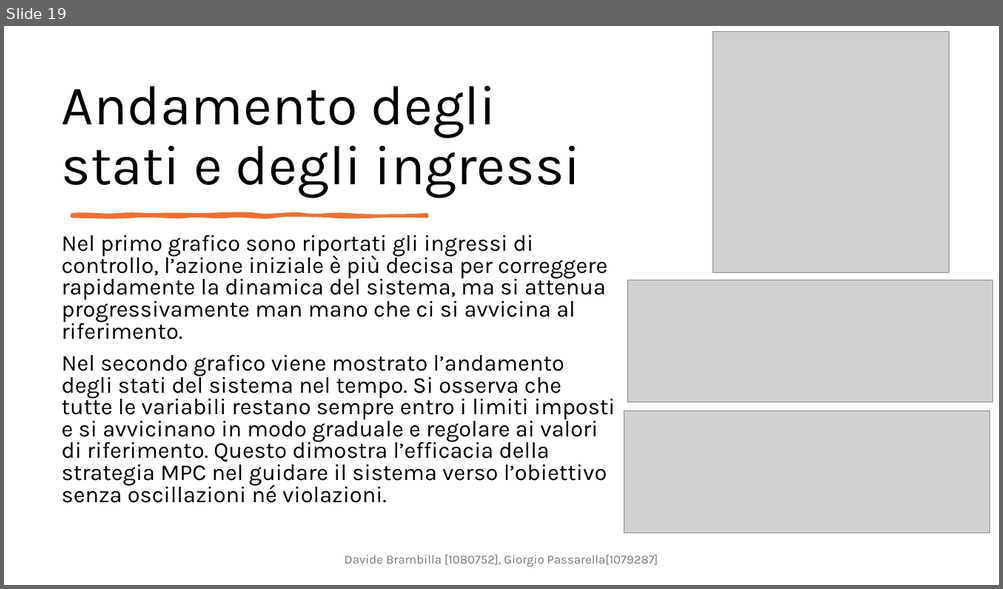
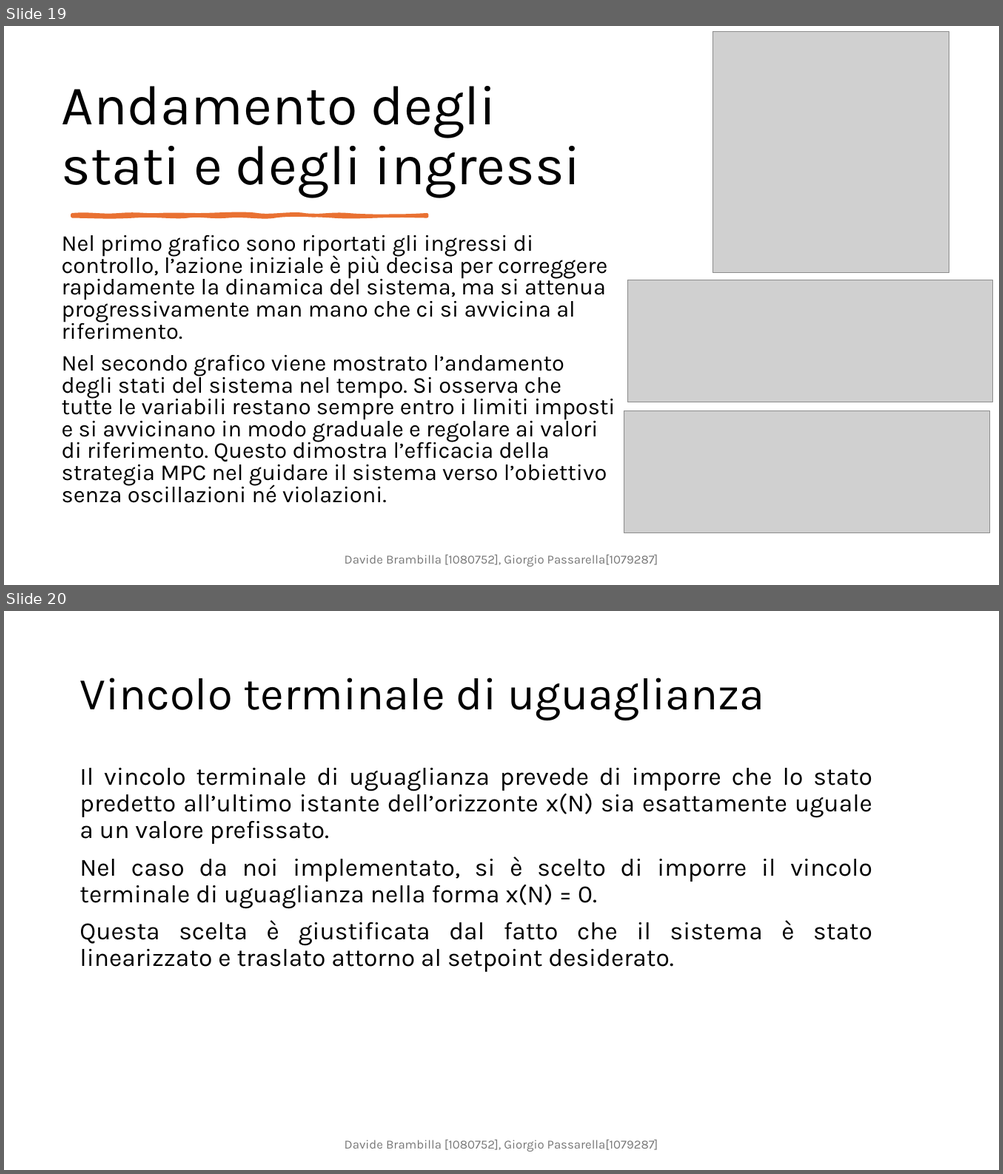
Before and after one commit to DavideBrambilla98/interconnectedTanksMPC, a slide deck: cam.pptx. Shown one above the other, each under a label of ours: slide 19 before the commit, slides 19 and 20 after it. The pictures are 1003x589 and 1003x1174 pixels, drawn with LibreOffice and Linux fonts; fonts in the diff are those of the drawing; grey boxes stand for pictures. Boxes give left, top, right and bottom in pixels: in the first picture for what was removed or moved away, otherwise in the second. Text is boxed around its words. In the diff, an @@ line names an element or a change of style, - is before the commit and + after.

Commit message:
Update cam.pptx
Aggiunta parte su vincolo di uguaglianza

```diff
--- a/cam.pptx
+++ b/cam.pptx
@@ slide 20 added at <box>4,611,999,1170</box>, background #FFFFFF @@
@@ title added at <box>79,678,765,721</box>, 44 pt, text #000000 @@
+Vincolo terminale di uguaglianza
@@ text added at <box>79,768,872,972</box>, 24 pt, text #000000 @@
+Il vincolo terminale di uguaglianza prevede di imporre che lo stato predetto all’ultimo istante dell’orizzonte x(N) sia esattamente uguale a un valore prefissato.
+Nel caso da noi implementato, si è scelto di imporre il vincolo terminale di uguaglianza nella forma x(N) = 0.
+Questa scelta è giustificata dal fatto che il sistema è stato linearizzato e traslato attorno al setpoint desiderato.
@@ text added at <box>344,1140,658,1152</box>, 12 pt, text #797979 @@
+Davide Brambilla [1080752], Giorgio Passarella[1079287]
```
Also in this commit, not shown: 8 other slides added.
